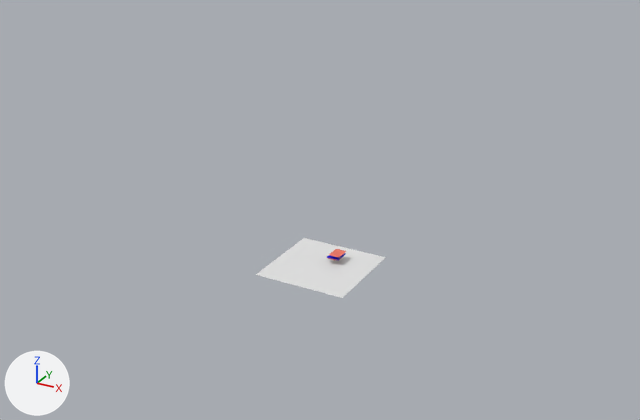
Two versions of the Blender file core/assets/Blenderfiles/dice.blend, one commit apart.
Before and after are seen from a 50 mm camera at (62.7, -114.6, 67.3) aimed at (0.9, -2.3, 11.1). Lighting does not change. The marker at lower left points along +X, +Y and +Z.

Names of what the first picture shows: 'Cube.013', 'desk'.
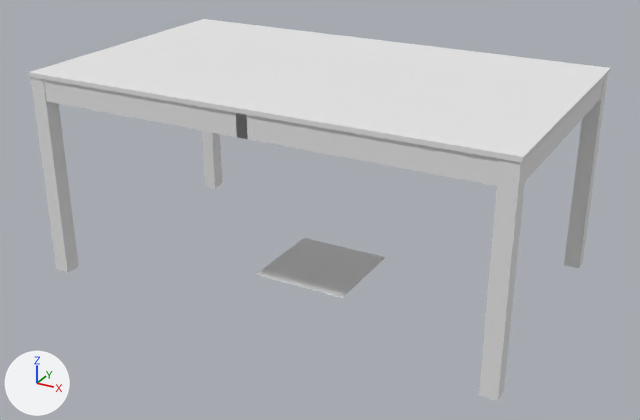
What differs and where, as boxes (x1, y1, x2, y2) in the pictures (640 x 420 px):
'Plane.001', added
    after: (29, 19, 611, 401)
'Cube.013', hidden
    before: (329, 249, 346, 258)
'Cube.006', hidden
    before: (327, 253, 346, 261)

What changed in the scene script:
```text
Add mat_material_023:
    mat_material_023 = diffuse_material('Material.023')
    mat_material_023.base_color = (0.8, 0.8, 0.8)  # white #e7e7e7
Add me_plane_003:
    me_plane_003.from_pydata(...)  # 144 vertices, 116 faces; spans x -30.0..30.2, y -17.7..17.7, z 0.0..26.4
    me_plane_003.materials.append(mat_material_023)  # white #e7e7e7
Change ob_cube_006:
    add ob_cube_006.hide_set(True)  # its collection is switched off
Change ob_cube_013:
    add ob_cube_013.hide_set(True)  # its collection is switched off
Add ob_plane_001:
    ob_plane_001 = bpy.data.objects.new('Plane.001', me_plane_003)
    ob_plane_001.location = (0.0, 0.0, 0.0)
    ob_plane_001.scale = (1.25, 1.25, 1.25)
```
